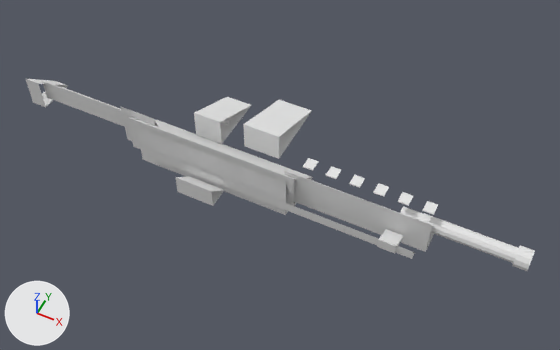
Before and after pictures for a commit that changed the OBJ model assets/weapons/models/cssbc_sg553.obj.
Before and after are seen from a 50 mm lens placed at (2.08, -3.46, 4.25), pointed at (0.32, 0.05, -0.14). Lighting does not change. The marker at lower left points along +X, +Y and +Z. The first picture is the older version. Where no turn or scale is listed for an object, it has been applied to the vertices.

Names of what the first picture shows: 'Barrel', 'Butt', 'FoldedStock', 'Grip', 'Handguard', 'Mag', 'Muzzle', 'Optic', 'Rail', 'Receiver', 'ShortBarrel', 'Sight', 'Stock', 'Trigger', 'Upper', 'VentR', 'VentR.001', 'VentR.002', 'VentR.003', 'VentR.004', 'VentR.005'.
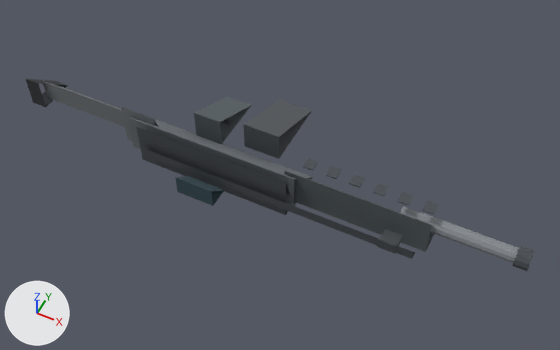
Commit message: Link weapon OBJ material palette

The change in detail:
Material 'metal' (mat_metal) changes colour from white #e7e7e7 to grey #868b90; in linear values from (0.8, 0.8, 0.8) to (0.24, 0.26, 0.28).
Material 'rubber' (mat_rubber) changes colour from white #e7e7e7 to dark grey #35383c; in linear values from (0.8, 0.8, 0.8) to (0.035, 0.04, 0.045).
Material 'stock' (mat_stock) changes colour from white #e7e7e7 to grey #767c7e; in linear values from (0.8, 0.8, 0.8) to (0.18, 0.2, 0.21).
Material 'polymer' (mat_polymer) changes colour from white #e7e7e7 to dark grey #596165; in linear values from (0.8, 0.8, 0.8) to (0.1, 0.12, 0.13).
Material 'magazine' (mat_magazine) changes colour from white #e7e7e7 to dark grey #55595d; in linear values from (0.8, 0.8, 0.8) to (0.09, 0.1, 0.11).
Material 'darkmetal' (mat_darkmetal) changes colour from white #e7e7e7 to dark grey #4b5055; in linear values from (0.8, 0.8, 0.8) to (0.07, 0.08, 0.09).
Material 'optic' (mat_optic) changes colour from white #e7e7e7 to dark cyan #385059; in linear values from (0.8, 0.8, 0.8) to (0.04, 0.08, 0.1).
Material 'receiver' (mat_receiver) changes colour from white #e7e7e7 to grey #6f767c; in linear values from (0.8, 0.8, 0.8) to (0.16, 0.18, 0.2).

Pixel boxes (x1, y1, x2, y2) of what changed, in the pictures (560 x 350 px):
'Handguard', recoloured (white to dark grey)
    both: (285, 171, 434, 252)
'Upper', recoloured (white to dark grey)
    both: (136, 127, 290, 215)
'Receiver', recoloured (white to grey)
    both: (127, 117, 313, 206)
'Mag', recoloured (white to dark grey)
    both: (243, 100, 311, 159)
'Rail', recoloured
    both: (142, 148, 415, 259)
'Grip', recoloured (white to dark grey)
    both: (194, 97, 251, 144)
'Barrel', recoloured (white to grey)
    both: (420, 213, 519, 263)
'Stock', recoloured (white to grey)
    both: (42, 81, 125, 127)
'Optic', recoloured (white to dark cyan)
    both: (175, 176, 224, 206)
'Butt', recoloured (white to dark grey)
    both: (26, 79, 68, 107)
'Sight', recoloured (white to dark grey)
    both: (377, 229, 403, 254)
'FoldedStock', recoloured (white to grey)
    both: (121, 107, 158, 141)
'Muzzle', recoloured (white to dark grey)
    both: (512, 245, 535, 271)
'ShortBarrel', recoloured (white to grey)
    both: (400, 207, 423, 220)
'VentR', recoloured
    both: (422, 201, 438, 215)
'VentR.001', recoloured
    both: (398, 192, 413, 206)
'VentR.002', recoloured
    both: (373, 183, 389, 197)
'VentR.003', recoloured
    both: (349, 175, 365, 188)
'VentR.004', recoloured
    both: (326, 166, 341, 179)
'VentR.005', recoloured
    both: (303, 158, 319, 171)
'Trigger', recoloured
    both: (221, 118, 233, 125)
